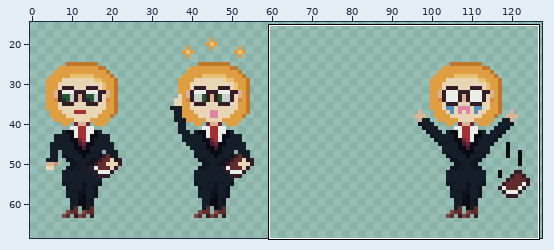
Pixel-art file, stored at graphics/dean/dean.aseprite. The picture above shows the old version from afar; the outline marks the close-up.
Close-up. The starting point:
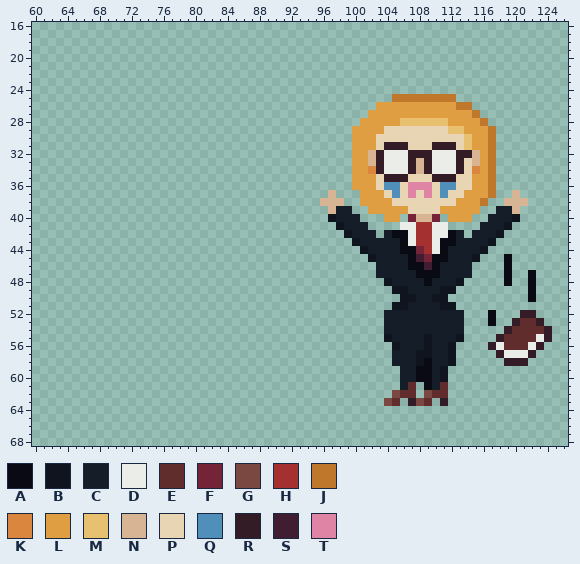
128x80 pixels, 1 frame. Colours within 5 levels of each other are drawn and written as one. Shown: x 60..126, y 16..68. The old version is drawn lined up with the new one. The wide view leaves out empty margins. The commit also changed other parts of the picture, which this record leaves out.
Palette (. is transparent): A #090a14  B #10141f  C #151d28  D #ebede9  E #602c2c  F #752438  G #7a4841  H #a53030  J #be772b  K #da863e  L #de9e41  M #e8c170  N #d7b594  P #e7d5b3  Q #4f8fba  R #341c27  S #411d31  T #df84a5
Pixels before (only the part around the change), first column x 63:
16 ................................................................
17 ................................................................
18 ................................................................
19 ................................................................
20 ................................................................
21 ................................................................
22 ................................................................
23 ................................................................
24 ................................................................
25 ..........................................JJJJJJJJ..............
26 ........................................LLLLLLLLLLJJ............
27 .......................................LLLLLLLLLLLLLJ...........
28 ......................................LLLLLMMMMMMLLLLJ..........
29 .....................................LLLLPPPPPPPPMMLLLJ.........
30 .....................................LLLPPPPPPPPPPPMLLJ.........
31 .....................................LLLPRRRPPPRRRPMLLJ.........
32 .....................................LLNRDDDRRRDDDRRNLJ.........
33 .....................................LLNRDDDRNRDDDRPNLJ.........
34 .....................................LLKRDDDRNRDDDRPKLJ.........
35 .....................................LLLPRRRPPPRRRPPLLJ.........
36 .....................................LLLPQQPTTTPQQPPLLJ.........
37 ..................................N...LLLPQPTPTPQPPLLLJ..N......
38 .................................NNN..LLLLPPPPPPPPLLLJ..NNN.....
39 ..................................NCC..LLLLLPPPPLLLLL..CCN......
40 ..................................BCCC...LL.FNNF.LLL..CCCB......
41 ...................................BCCC....DDHHDD....CCCB.......
42 ....................................BCCC.CAADHHDDAC.CCCB........
43 .....................................BCCCCCADHHDAACCCCB.........
44 ......................................BCCCCAAFHDACCCCB..........
45 .......................................BCCCCASFAACCCB...A.......
46 ........................................CCCCAASACCCC....A.......
47 ........................................CCCCCAAACCCC....A..A....
48 .........................................BCCCCACCCB.....A..A....
49 ..........................................BBCCCCBB.........A....
50 ...........................................BBCCBB..........A....
51 ..........................................BBCCCCBB..............
52 .........................................CCCCCCCCCC...A...RR....
53 .........................................CCCCCCCCCC...A..REER...
54 .........................................CCCCCCCCCC.....REEEER..
55 .........................................BCCCCBCCCB....REEEEDR..
56 ..........................................BCCCBCCB....RDEEEDR...
57 ..........................................CCCBBCCB.....RDDDR....
58 ..........................................CCCBACCB......RRR.....
59 ...........................................CCAACB...............
60 ...........................................CCAACB...............
61 ...........................................CE.ACE...............
62 ..........................................GEE.GEE...............
63 .........................................GE.RGE.R...............
64 ................................................................
65 ................................................................
66 ................................................................
67 ................................................................
68 ................................................................
Once edited:
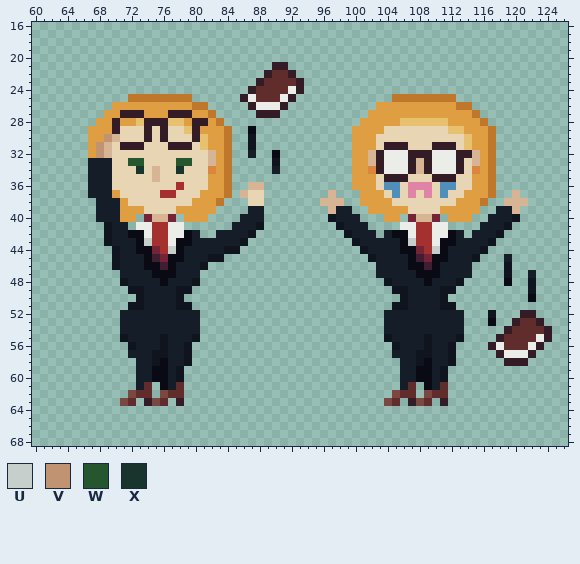
Colours new in this view: U #c7cfcc  V #c09473  W #25562e  X #19332d
Changes in this commit:
drawings rearranged on the sheet (the old picture shows each at its new place; 1 dropped ones are not shown)
Changed rows in their new state; - is an unchanged pixel.
first column x 67:
21 -----------------------RR-------------------------------
22 ----------------------REER------------------------------
23 ---------------------REEEER-----------------------------
24 --------------------REEEEDR-----------------------------
25 -----JJJJJJJJ------RDEEEDR------------------------------
26 ---LLLLLLLLLLJJ-----RDDDR-------------------------------
27 --LLRRRLLLRRRLLJ-----RRR--------------------------------
28 -LLRLLMRRRMMLRRLJ---------------------------------------
29 LLLRPPPRPRPPMRLLLJ--A-----------------------------------
30 LLVNPPPRPRPPPRMLLJ--B-----------------------------------
31 LVNPRRRPPPRRRPMLLJ--B-----------------------------------
32 LVNPPPPPPPPPPPPNLJ--C--A--------------------------------
33 CCCPPWWPPPPWWPPNLJ-----B--------------------------------
34 CCCPPPXPNPPXPPPKLJ-----C--------------------------------
35 CCCPPPPPNPPPPPPLLJ--------------------------------------
36 CCCPPPPPPPPHPPPLLJ--NN----------------------------------
37 CCCLPPPPPHHPPPLLLJ-NPP----------------------------------
38 -CCCLPPPPPPPPLLLJ---PP----------------------------------
39 -CCCLLLPPPPLLLLL----CC----------------------------------
40 -CCCLL-FNNF-LLL----CCC----------------------------------
41 --BCC-DDHHDD------CCCB----------------------------------
42 --BCCAADHHDDAC--CCCCB-----------------------------------
43 --BCCCAUHHDAACCCCCCB--------------------U---------------
44 ---BCCAAFHUACCCCCBB------------------------U------------
45 ---BCCCASFAACCCBB-----------------------------------C---
46 ---BCCCAASACCCB-------------------------------------B---
47 ----CCCCAAACCC--------------------------------------B--C
48 ----BCCCCACCCB-----------------------------------------B
49 -----BBCCCCBB------------------------------------------B
50 ------BCCCCB----------------------------C--C------------
51 -----BBCCCCBB-------------------------------------------
52 ----CCCCCCCCCC------------------------------------B-----
53 ----CCCCCCCCCC------------------------------------------
54 ----CCCCCCCCCC------------------------------------------
55 ----BCCCCBCCCB------------------------------------------
56 -----BCCCBCCB-------------------------------------------
57 -----CCCBBCCB-------------------------------------------
58 ------CCBACCB-------------------------.-----------------
59 ------CCAACB--------------------------------------------
60 ------CCAACB--------------------------------------------
61 ------CE-ACE--------------------------------------------
62 -----GEE-GEE--------------------------------------------
63 ----GE-RGE-R--------------------------------------------
Changed places in both close-ups, as pixel boxes (x1, y1, x2, y2):
added: (88, 62, 304, 406)
changed: (408, 238, 440, 254)
changed: (488, 254, 536, 318)
changed: (408, 294, 440, 302)
erased: (392, 358, 400, 366)
